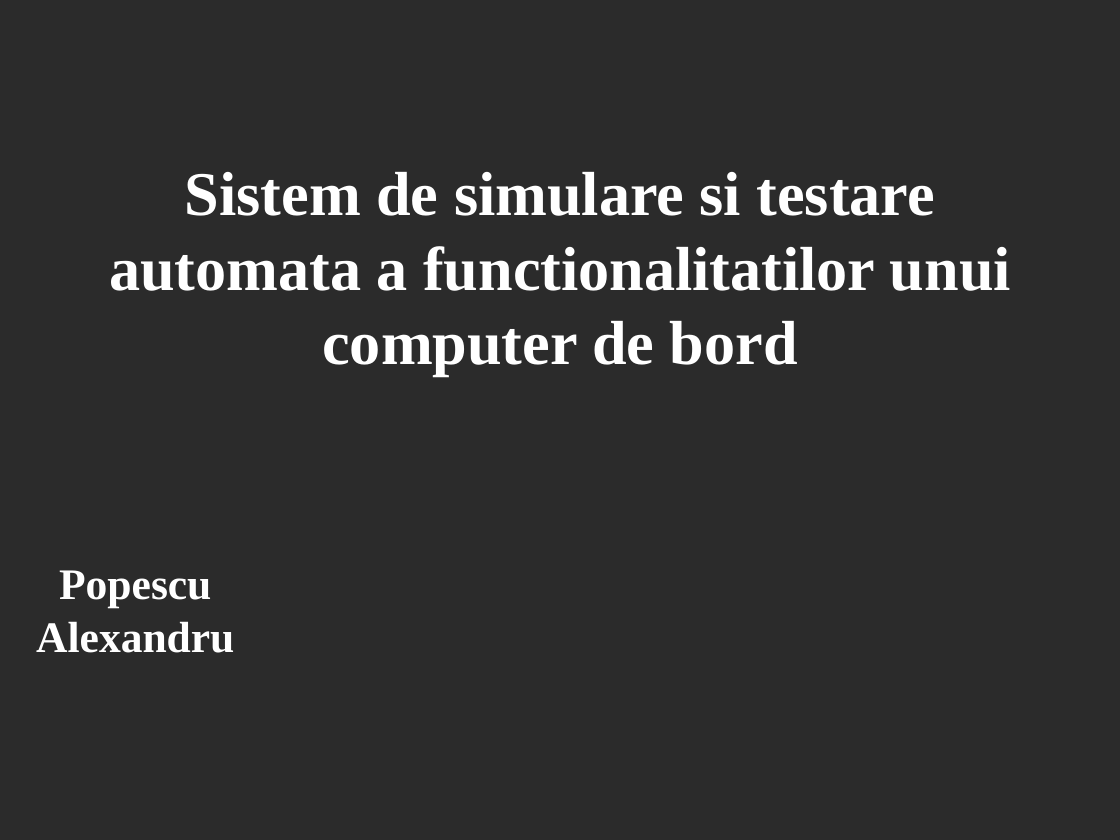
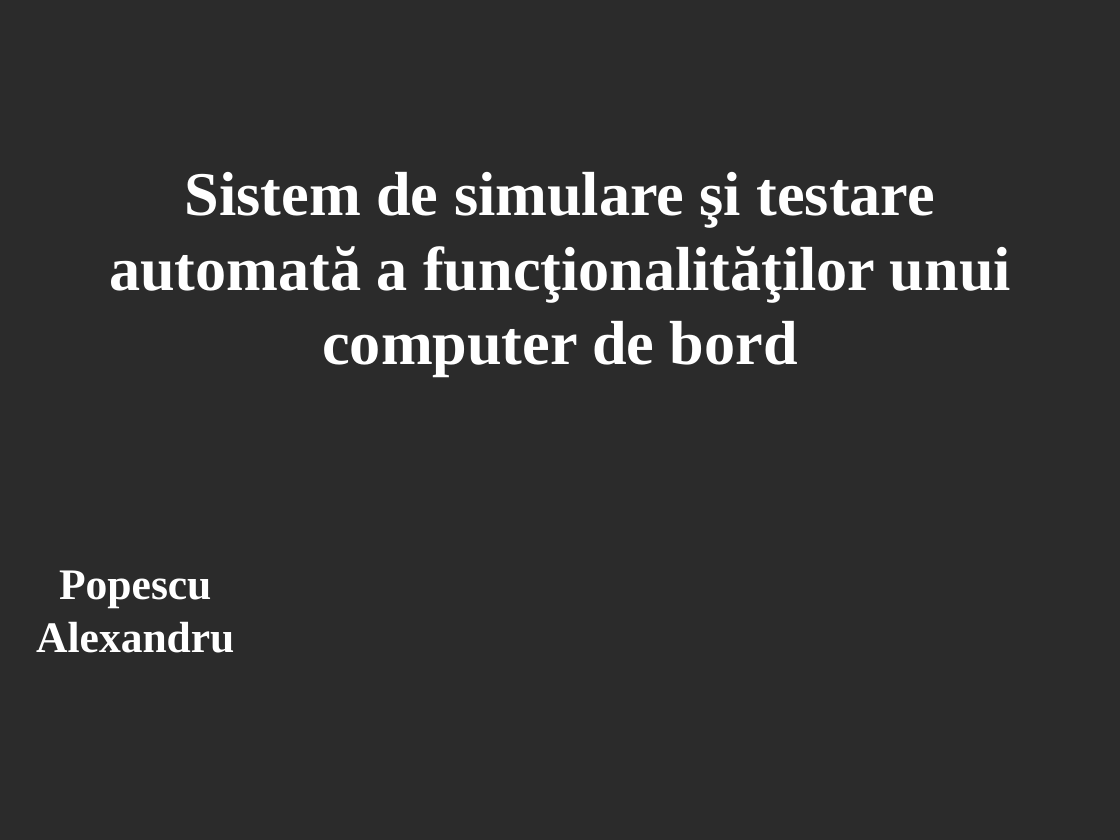
Before and after one commit to A1ex/Speedometer, a slide deck: slide 1 of Office documents/Prezentare Scurta.pptx. Drawn at 1120x840 pixels with LibreOffice and Linux fonts; fonts in the diff are those of the drawing; background and template pictures are left out; a plain dark background stands for a picture behind light text. Boxes give left, top, right and bottom in pixels: in the first picture for what was removed or moved away, otherwise in the second. Text is boxed around its words. In the diff, an @@ line names an element or a change of style, - is before the commit and + after.

```diff
--- a/Office documents/Prezentare Scurta.pptx
+++ b/Office documents/Prezentare Scurta.pptx
@@ title at (x1=109, y1=172, x2=1011, y2=376): text changed @@
-Sistem de simulare si testare automata a functionalitatilor unui computer de bord
+Sistem de simulare şi testare automată a funcţionalităţilor unui computer de bord
```
Also in this commit, not shown: 14 other slides changed, 10 other files.
